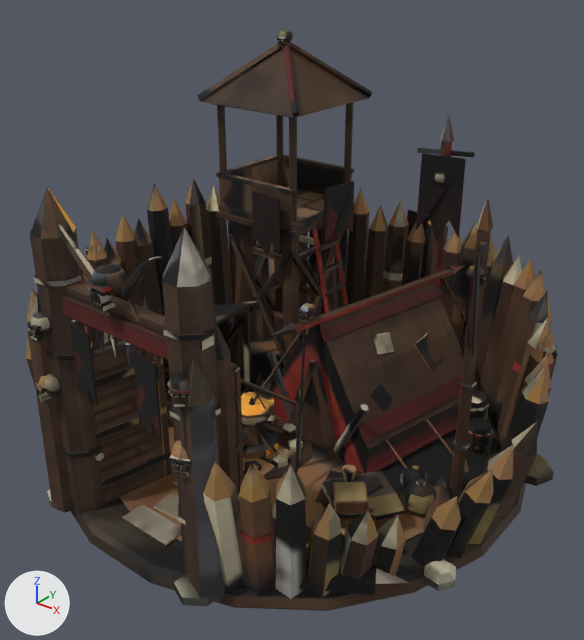
Renders of the glTF model public/models/bandit_camp.glb from each side of a commit.
One viewpoint serves both versions: a camera (50 mm lens) standing at (7.46, -9.37, 8.17) and looking at (0.22, -0.32, 2.55). The axes (+X, +Y, +Z) are drawn at lower left. The lights are the same throughout. The picture after the commit comes second. Where no turn or scale is listed for an object, it has been applied to the vertices. Vertices at exactly the same position are counted once.

In view in the first picture: 'Anim_Banners', 'Static_Mesh'.
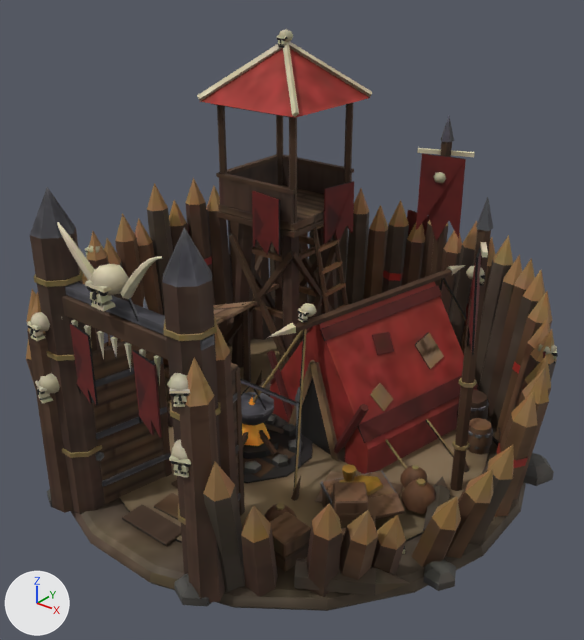
The change, as a diff of the scene's bpy script:
```diff
--- a/public/models/bandit_camp.glb.py
+++ b/public/models/bandit_camp.glb.py
@@ me_anim_banners @@
 me_anim_banners.from_pydata(...)  # 126 vertices, 216 faces; spans x -4.03..3.73, y -3.79..4.07, z 1.45..4.71
 # used by ob_anim_banners; location = (0.0, 0.0, 0.0)
+# me_anim_banners part 1: texture (UV) coordinates of 216 of 216 faces, centred in x -4.01..3.72, y -3.78..4.06, z 1.54..4.71, changed; they spanned u 0.01..0.9, v 0.04..0.9 and now span u 0.02..0.9, v 0.01..0.9
 me_anim_banners.materials.append(mat_teamcolor)
@@ me_static_mesh @@
 # used by ob_static_mesh; location = (0.0, 0.0, 0.0)
-me_static_mesh.from_pydata(...)  # 7240 vertices, 12184 faces; spans x -4.16..4.25, y -4.06..4.09, z 0.0..6.63
+me_static_mesh.from_pydata(...)  # 7227 vertices, 12166 faces; spans x -4.16..4.25, y -4.06..4.09, z 0.0..6.63
+# me_static_mesh part 2: the loose piece of 12 vertices spanning x 1.85..2.31, y -3.55..-3.13, z 1.23..1.47 is multiplied about its middle by the matrix ((0.472, -0.88, -0.047), (0.881, 0.472, -0.003), (0.025, -0.041, 0.999)), then moved by (1.78, 3.58, -0.08)
+# me_static_mesh part 3: the loose piece of 13 vertices spanning x 3.46..4.21, y 0.02..0.44, z 0.14..1.95 is rebuilt with 13 vertices and now spans x 3.46..4.16, y 0.02..0.44, z 0.16..2.42
+# me_static_mesh part 4
+# 25 vertices are removed from x 1.72..2.75, y -3.64..-2.7, z 0.15..2.58
+# 36 faces are deleted
+# 12 vertices are added at x 1.72..2.33, y -3.6..-2.94, z 0.14..1.88
+# 18 new faces join them
+# me_static_mesh part 5: 12079 kept faces spanning x -4.16..4.25, y -4.06..4.09, z 0.0..6.63 get new texture (UV) coordinates
 me_static_mesh.materials.append(mat_atlas)
```

Location of each change, (x1, y1, x2, y2) in pixels of the pictures (584 x 640 px; the box of a moved part takes in the faces that stretch with it):
part 1 of me_anim_banners, surface changed: (70, 153, 545, 438) in both
part 2 of me_static_mesh, moved or reshaped: before (240, 518, 274, 546); after (496, 443, 528, 468)
part 3 of me_static_mesh, rebuilt (32% taller): before (494, 422, 537, 517); after (494, 391, 537, 517)
part 4 of me_static_mesh, cut back: before (239, 462, 306, 599); after (241, 506, 278, 597)
part 5 of me_static_mesh, surface changed: (26, 29, 558, 607) in both
